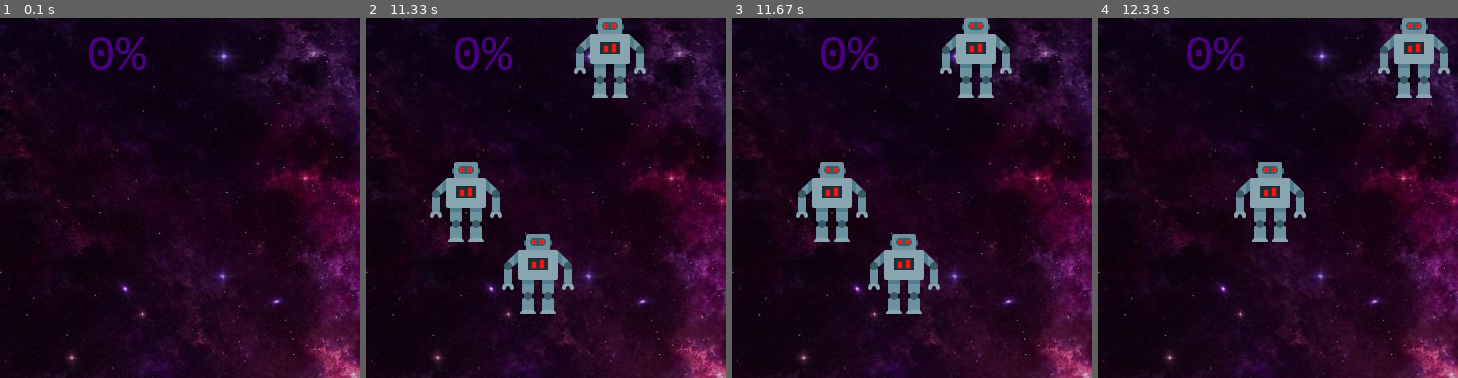
Above: before the commit, frames 1-4 (left to right).
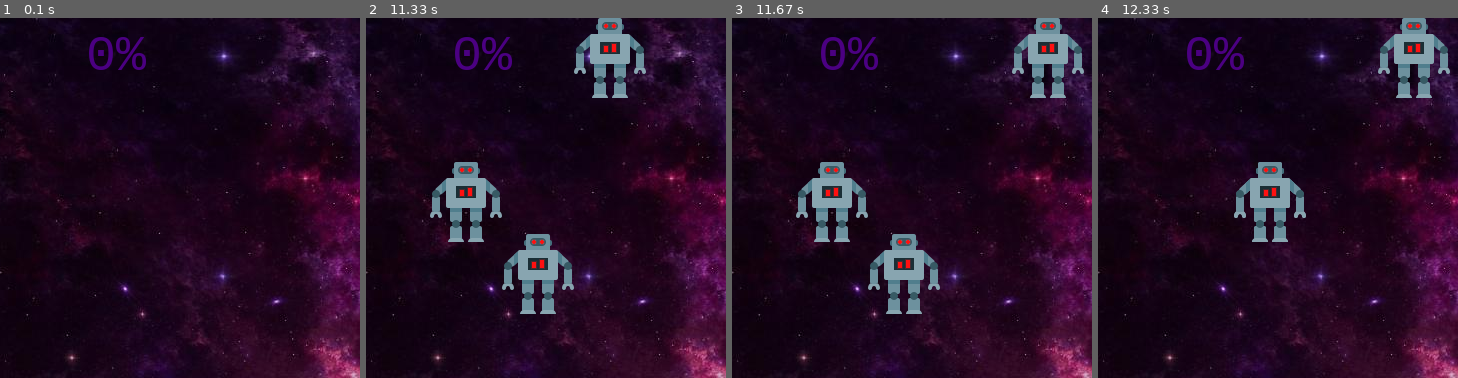
Above: after the commit, the same moments.

Repository: uniqueVlados/robot_pygame_in_oop
Game: pygame game, started from pygame_robots.py
Same seed, same stepped clock (60 frames per second), same inputs: the game is played once before the commit and once after it.
Inputs:
- Up to frame 1 (0.1 s): type "1 (at the terminal prompt)" at 0 s
- Up to frame 2 (11.33 s): hold D 0.33-0.87 s; hold Left 0.33-0.87 s; tap Space at 0.9 s; hold Down 1.8-2.27 s; hold Left 2.3-2.7 s; hold Up 2.73-3.1 s; hold Right 3.13-3.77 s; hold Down 3.8-4.17 s; hold S 3.8-4.17 s; hold Left 4.2-4.67 s; hold A 4.2-4.67 s; hold Right 4.7-5.17 s; hold D 4.7-5.17 s; hold Up 5.2-5.5 s; hold W 5.2-5.5 s; hold Right 5.53-6 s; hold D 5.53-6 s; hold Left 6.03-6.57 s; hold A 6.03-6.57 s; hold Down 6.6-6.9 s; hold S 6.6-6.9 s; hold Left 6.93-7.33 s; hold A 6.93-7.33 s; hold Up 7.37-7.73 s; hold W 7.37-7.73 s; hold Right 7.77-8.4 s; hold D 7.77-8.4 s; hold Down 8.43-8.8 s; hold S 8.43-8.8 s; hold Left 8.83-9.3 s; hold A 8.83-9.3 s; hold Right 9.33-9.8 s; hold D 9.33-9.8 s; hold Up 9.83-10.13 s; hold W 9.83-10.13 s; hold Right 10.17-10.63 s; hold D 10.17-10.63 s; hold Left 10.67-11.2 s; hold A 10.67-11.2 s; hold Down from 11.23 s (still down); hold S from 11.23 s (still down)
- Up to frame 3 (11.67 s): release Down at 11.53 s; release S at 11.53 s; hold Left from 11.57 s (still down); hold A from 11.57 s (still down)
- Up to frame 4 (12.33 s): release Left at 11.97 s; release A at 11.97 s; hold Up from 12 s (still down); hold W from 12 s (still down)
The pictures show only the part of the screen within x 31-81%, y 0-50%; the shares and areas given below are measured in that part.

Frames 1-2 are identical in both runs. In frame 3, 4.7% of the frame differs, in the area x 57-98%, y 0-23%; in frame 4, nothing differs.

Commit message:
--optimized collision -- checking collisions robotAttack && (shot || robot) in class robotAttack

Diff:
--- a/pygame_robots.py
+++ b/pygame_robots.py
@@ -11,23 +11,82 @@
 from superShot_holder import SuperShot_holder
 
 
-# -----------FUNCTION------------------------
-def check_final(robot, robotAttack_list):
+# ------FUNCTION------------------
+def check_final(robot, robotAttack_list, screen_obj):
     if robot.get_health() <= 0:
-        pygame.mixer.music.load("music/lose_mus.mp3")
-        Robot.IS_DEAD = True
-        Screen.is_final_scene = True
+        back_mus.stop()
+        dead_mus.play()
+        RobotAttack.delete_robotAttack(robotAttack_list)
+        screen_obj.is_final_scene = True
         screen.blit(lose_img, (0, 0))
-        font = pygame.font.SysFont('couriernew', 100)
-        text = font.render(str('YOU DEAD'), True, THECOLORS['red'])
-        screen.blit(text, (Screen.WIDTH // 2 - 250, 100))
-    elif len(robotAttack_list) == 0 and robot.get_health() > 0:
-        pygame.mixer.music.load("music/win_mus.mp3")
-        Screen.is_final_scene = True
+        screen.blit(text_dead, (Screen.WIDTH // 2 - 200, 100))
+    elif len(robotAttack_list) == 0:
+        back_mus.stop()
+        win_mus.play()
+        RobotAttack.delete_robotAttack(robotAttack_list)
+        screen_obj.is_final_scene = True
         screen.blit(win_img, (0, 0))
-        font = pygame.font.SysFont('couriernew', 100)
-        text = font.render(str('YOU WIN'), True, THECOLORS['green'])
-        screen.blit(text, (Screen.WIDTH // 2 - 200, 100))
+        screen.blit(text_win, (Screen.WIDTH // 2 - 200, 100))
+
+
+def close_app(e):
+    if e.type == pygame.QUIT:
+        pygame.quit()
+        sys.exit()
+
+
+def control_robot_move(e):
+    if e.key in [pygame.K_a, pygame.K_w, pygame.K_d, pygame.K_s]:
+        robot.move(chr(e.key))
+
+
+def control_shot(e):
+    if e.key in [pygame.K_RIGHT, pygame.K_LEFT, pygame.K_UP, pygame.K_DOWN] and len(shoots) == 0:
+        shoots.append(Shot(robot, shot_img, event.key, screen))
+        print(*shoots)
+        shot_mus.play()
+
+
+def control_super_shot(e):
+    if e.key == pygame.K_SPACE and len(shoots) == 0 and superShot_holder.is_superShot:
+        superShot_mus.play()
+        superShot_holder.is_superShot = False
+        superShot_holder.shot = 0
+        for k in [pygame.K_RIGHT, pygame.K_LEFT, pygame.K_UP, pygame.K_DOWN]:
+            shoots.append(Shot(robot, shot_img, k, screen))
+
+
+def create_new_robotsAttack_by_time(speed, screen_obj):
+    global counter_for_create_robot
+    counter_for_create_robot += 1
+    if counter_for_create_robot == speed and not screen_obj.is_final_scene:
+        robot.count_robotAttack = randint(2, 3)
+        RobotAttack.create_robotAttack(robotAttack_list, robotAttack_img, screen, robot)
+        counter_for_create_robot = 0
+
+
+def robotAttack_collision(robotAttack_list):
+    for ra in robotAttack_list[::-1]:
+        ra.collision_robot(robotAttack_list, ra, robot)
+        ra.collision_shot(robotAttack_list, ra, superShot_holder, shoots, robot)
+
+
+def shots_behavior(shoots):
+    for sh in shoots[::-1]:
+        if sh.is_active:
+            sh.update(screen)
+        else:
+            shoots.remove(sh)
+# --------------------------------
+
+
+# -----CONSOLE INFO---------------
+with open("readme.md", "r", encoding="utf-8") as info:
+    info_text = info.read().replace("\n\n", "\n")
+    print(info_text)
+
+count_robotAttack = int(input("\nСКОЛЬКО РОБОТОВ СОЗДАТЬ? "))
+# --------------------------------
 
 
 pygame.init()
@@ -41,10 +100,22 @@
 lose_img = pygame.image.load("img/lose.jpg")
 # --------------------------------
 
+
 # ------MUSIC---------------------
-pygame.mixer.music.load("music/music_for_back.mp3")
+back_mus = pygame.mixer.Sound("music/music_for_back.mp3")
 shot_mus = pygame.mixer.Sound("music/shot_music.mp3")
 superShot_mus = pygame.mixer.Sound("music/superShot_mus.mp3")
+dead_mus = pygame.mixer.Sound("music/lose_mus.mp3")
+win_mus = pygame.mixer.Sound("music/win_mus.mp3")
+# --------------------------------
+
+
+# ------PYGAME--------------------
+back_mus.play()
+clock = pygame.time.Clock()
+screen = pygame.display.set_mode((Screen.WIDTH, Screen.HEIGHT))
+pygame.display.set_caption("ROBOTS")
+pygame.display.set_icon(robotAttack_img)
 # --------------------------------
 
 
@@ -52,22 +123,11 @@
 robotAttack_list = []
 speed = 300
 counter_for_create_robot = 0
+font = pygame.font.SysFont('arial', 100)
+text_dead = font.render(str('YOU DEAD'), True, THECOLORS['red'])
+text_win = font.render(str('YOU WIN'), True, THECOLORS['green'])
 # --------------------------------
 
-with open("readme.md", "r", encoding="utf-8") as info:
-    info_text = info.read().replace("\n\n", "\n")
-    print(info_text)
-
-count_robotAttack = int(input("\nСКОЛЬКО РОБОТОВ СОЗДАТЬ? "))
-pygame.mixer.music.play()
-
-# ------PYGAME--------------------
-
-clock = pygame.time.Clock()
-screen = pygame.display.set_mode((Screen.WIDTH, Screen.HEIGHT))
-pygame.display.set_caption("ROBOTS")
-pygame.display.set_icon(robotAttack_img)
-# --------------------------------
 
 # ------CREATE OBJECTS-----------------------
 robot = Robot((0, 0), robot_img, count_robotAttack)
@@ -75,55 +135,36 @@
 health_holder = HealthHolder(robot)
 dead_holder = DeadHolder(robot)
 superShot_holder = SuperShot_holder()
+screen_obj = Screen(back_img)
 shoots = []
 # -------------------------------------------
 
+object_list_for_update = [screen_obj, robot, health_holder, dead_holder, superShot_holder]
 
 while True:
+    # -------CONTROL PRESSED---------------------
     for event in pygame.event.get():
-        if event.type == pygame.QUIT:
-            pygame.quit()
-            sys.exit()
-        elif event.type == pygame.KEYDOWN:
-            if event.key in [pygame.K_a, pygame.K_w, pygame.K_d, pygame.K_s]:
-                robot.move(chr(event.key))
+        close_app(event)
+        if event.type == pygame.KEYDOWN:
+            control_robot_move(event)
+            control_shot(event)
+            control_super_shot(event)
+    # -------------------------------------------
 
-            elif event.key in [pygame.K_RIGHT, pygame.K_LEFT, pygame.K_UP, pygame.K_DOWN] and len(shoots) == 0:
-                shoots.append(Shot(robot, shot_img, event.key, screen))
-                shot_mus.play()
+    create_new_robotsAttack_by_time(speed, screen_obj)
+    check_final(robot, robotAttack_list, screen_obj)
 
-            elif event.key == pygame.K_SPACE and len(shoots) == 0 and superShot_holder.is_superShot:
-                superShot_mus.play()
-                superShot_holder.is_superShot = False
-                superShot_holder.shot = 0
-                for k in [pygame.K_RIGHT, pygame.K_LEFT, pygame.K_UP, pygame.K_DOWN]:
-                    shoots.append(Shot(robot, shot_img, k, screen))
+    # -------UPDATE OBJECTS---------------------
+    for obj in object_list_for_update:
+        if not screen_obj.is_final_scene:
+            obj.update(screen)
+    # -------------------------------------------
 
-    if not Screen.is_final_scene:
-        screen.blit(back_img, (0, 0))
+    RobotAttack.diff_move(robotAttack_list, screen)
+    robotAttack_collision(robotAttack_list)
+    shots_behavior(shoots)
 
-    robot.update(screen)
-    health_holder.update(screen)
-    dead_holder.update(screen)
-    superShot_holder.update(screen)
-
-    for shot in shoots[::-1]:
-        if not shot.is_active:
-            shoots.remove(shot)
-        else:
-            shot.update()
-            robot.robotAttack_collision(robotAttack_list, superShot_holder, robot, shot)
-    robot.robotAttack_collision(robotAttack_list, superShot_holder, robot)
-
-    check_final(robot, robotAttack_list)
-    if Robot.IS_DEAD:
-        RobotAttack.delete_robotAttack(robotAttack_list)
-    RobotAttack.diff_move(robotAttack_list, screen)
-
-    counter_for_create_robot += 1
-    if counter_for_create_robot == speed and not Screen.is_final_scene:
-        robot.count_robotAttack = randint(2, 3)
-        RobotAttack.create_robotAttack(robotAttack_list, robotAttack_img, screen, robot)
-        counter_for_create_robot = 0
+    # ----PYGAME SETTINGS------------------------
     clock.tick(60)
     pygame.display.update()
+    # -------------------------------------------
--- a/robot.py
+++ b/robot.py
@@ -1,13 +1,6 @@
 from screen import Screen
 from superShot_holder import SuperShot_holder
 import pygame
-
-pygame.init()
-# ------MUSIC---------------------
-shot_to_robotAttack_mus = pygame.mixer.Sound("music/shot_to_robotAttack_mus.mp3")
-robot_to_robotAttack_mus = pygame.mixer.Sound("music/robot_to_robotAttack.mp3")
-# --------------------------------
-
 
 class Robot:
     SIZE = 72
@@ -62,26 +55,3 @@
         if self.health > 0:
             if move_in_direction := directions.get(key):
                 move_in_direction()
-
-
-    def get_collison(self, ra, obj):
-        return ra.pos_x <= obj.pos_x <= ra.pos_x + ra.image.get_size()[0] and ra.pos_y <= \
-                obj.pos_y <= ra.pos_y + ra.image.get_size()[1]
-
-    def robotAttack_collision(self, robotAttack_list, superShot_holder, robot, shot=None):
-        if not (shot is None):
-            for ra in robotAttack_list[::-1]:
-                if self.get_collison(ra, shot):
-                    shot_to_robotAttack_mus.play()
-                    robotAttack_list.remove(ra)
-                    self.hit += 1
-                    superShot_holder.add_chance()
-                    shot.is_active = False
-        else:
-            for ra in robotAttack_list[::-1]:
-                if self.get_collison(ra, robot):
-                    robotAttack_list.remove(ra)
-                    robot_to_robotAttack_mus.play()
-                    self.health -= 30
-                    if self.health < 0:
-                        self.health = 0
--- a/robotAttack.py
+++ b/robotAttack.py
@@ -1,6 +1,13 @@
 from random import randint, choice
+import pygame
 from robot import Robot
 from screen import Screen
+
+pygame.init()
+# ------MUSIC---------------------
+shot_to_robotAttack_mus = pygame.mixer.Sound("music/shot_to_robotAttack_mus.mp3")
+robot_to_robotAttack_mus = pygame.mixer.Sound("music/robot_to_robotAttack.mp3")
+# --------------------------------
 
 class RobotAttack(Robot):
     SPEED_START = 50
@@ -37,6 +44,7 @@
                 self.pos_y -= Robot.SIZE
         self.check_pos()
 
+
     @staticmethod
     def diff_move(robotAttack_list, screen):
         for r in robotAttack_list:
@@ -61,3 +69,26 @@
     @staticmethod
     def delete_robotAttack(robotAttack_list):
         robotAttack_list.clear()
+
+    def get_col(self, ra, obj):
+        return ra.pos_x <= obj.pos_x <= ra.pos_x + ra.image.get_size()[0] and ra.pos_y <= \
+                obj.pos_y <= ra.pos_y + ra.image.get_size()[1]
+
+    def collision_robot(self, robotAttack_list, ra, robot):
+        if self.get_col(ra, robot):
+            robotAttack_list.remove(ra)
+            robot_to_robotAttack_mus.play()
+            robot.health -= 30
+            if robot.health < 0:
+                robot.health = 0
+            # shot.is_active = False
+
+    def collision_shot(self, robotAttack_list, ra, superShot_holder, shoots, robot):
+        for shot in shoots[::-1]:
+            if self.get_col(ra, shot):
+                shot_to_robotAttack_mus.play()
+                if shot.is_active:
+                    shoots.remove(shot)
+                    robotAttack_list.remove(ra)
+                    robot.hit += 1
+                    superShot_holder.add_chance()
--- a/screen.py
+++ b/screen.py
@@ -2,4 +2,10 @@
     WIDTH = 720
     HEIGHT = 720
 
-    is_final_scene = False
+    def __init__(self, back_img):
+        self.is_final_scene = False
+        self.back_img = back_img
+
+    def update(self, screen):
+        if not self.is_final_scene:
+            screen.blit(self.back_img, (0, 0))
--- a/shot.py
+++ b/shot.py
@@ -20,16 +20,6 @@
     def set_start_pos(self, robot):
         self.pos_x, self.pos_y = robot.pos[0] + 30, robot.pos[1] + 30
 
-    # @property
-    # def screen_width(self):
-    #     width, height = self.screen.get_size()
-    #     return width
-    #
-    # @property
-    # def screen_height(self):
-    #     width, height = self.screen.get_size()
-    #     return height
-
     def _move_a(self):
         if self.pos_x > 0:
             self.pos_x -= Shot.SPEED
@@ -49,7 +39,7 @@
             self.is_active = False
 
     def _move_s(self):
-        if self.pos_y < Screen.HEIGHT -  self.image.get_size()[1]:
+        if self.pos_y < Screen.HEIGHT - self.image.get_size()[1]:
             self.pos_y += Shot.SPEED
         else:
             self.is_active = False
@@ -63,6 +53,6 @@
         if move_in_direction := directions.get(key):
             move_in_direction()
 
-    def update(self):
+    def update(self, screen):
         self.move(self.side)
-        self.screen.blit(self.image, (self.pos_x, self.pos_y))
+        screen.blit(self.image, (self.pos_x, self.pos_y))
